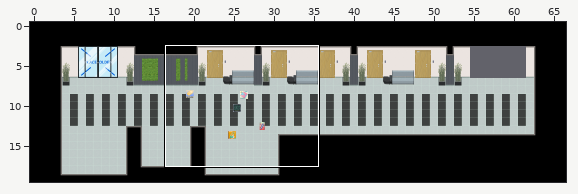
Tiled map: data/maps/corridor.tmx. Above: a wide view before the commit, with the close-up outlined.
Close-up. Before the edit:
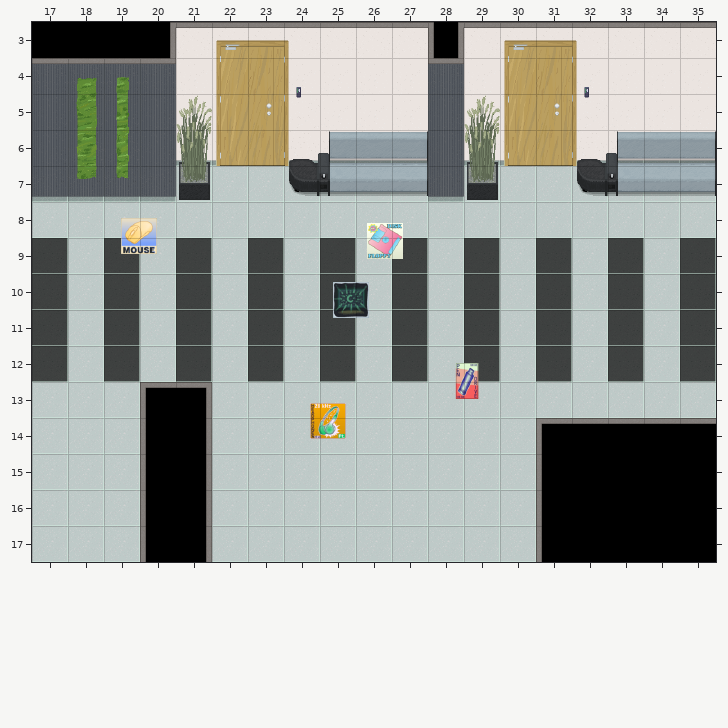
Cells are 64x64 px. Shown: x 17..35, y 3..17. The commit also changed other parts of the map, which this record leaves out. Tiles whose own drawing changed are shown in their newer look in all pictures.
After:
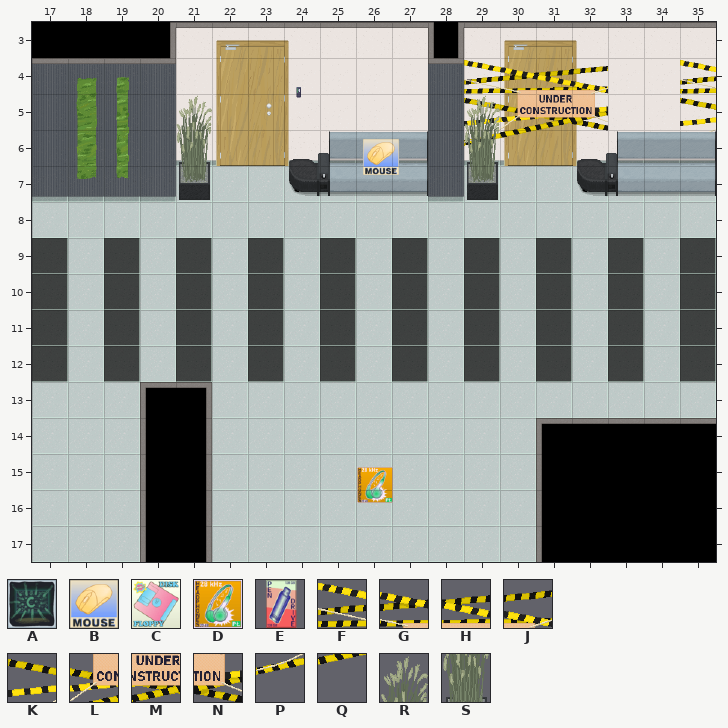
Key: from "Collectables": A 0 "sticker_1_64x64", B 1 "sticker_2_64x64", C 5 "sticker_6_64x64", D 6 "sticker_7_64x64", E 7 "sticker_8_64x64"; from "TileSet": F 190, G 191, H 192, J 193, K 210, L 211, M 212, N 213, P 230, Q 231; from "TileSet1": R 4, S 5.
_ is an empty cell.
Objects are placed by their top-left corner, in cells (3,4 is the top-left corner of cell 3,4); size is 1x1 cell unless given.
Difference:
Layer "Ground_layer1":
Tile F is added in row 4 at x 29 and 35.
Tile G is added in row 4 at x 30.
Tile H is added in row 4 at x 31.
Tile J is added in row 4 at x 32.
Tile K replaces tile R in row 5 at x 29.
Tile K is added in row 5 at x 35.
Tile L is added in row 5 at x 30.
Tile M is added in row 5 at x 31.
Tile N is added in row 5 at x 32.
Tile P replaces tile S in row 6 at x 29.
Tile Q is added in row 6 at x 30.
Layer "Ground_layer2":
Tile R is added in row 5 at x 29.
Tile S is added in row 6 at x 29.
Layer "Objects":
Object B "sticker_2_64x64" at 19.5,8.4 becomes B "sticker_2_64x64" at 26.2,6.2.
Object E "sticker_8_64x64" at 28.6,12.5 moves outside this view.
Object D "sticker_7_64x64" at 24.7,13.6 becomes D "sticker_7_64x64" at 26,15.4.
Object C "sticker_6_64x64" at 26.3,8.6 is removed.
Object A "sticker_1_64x64" at 25.4,10.2 is removed.
